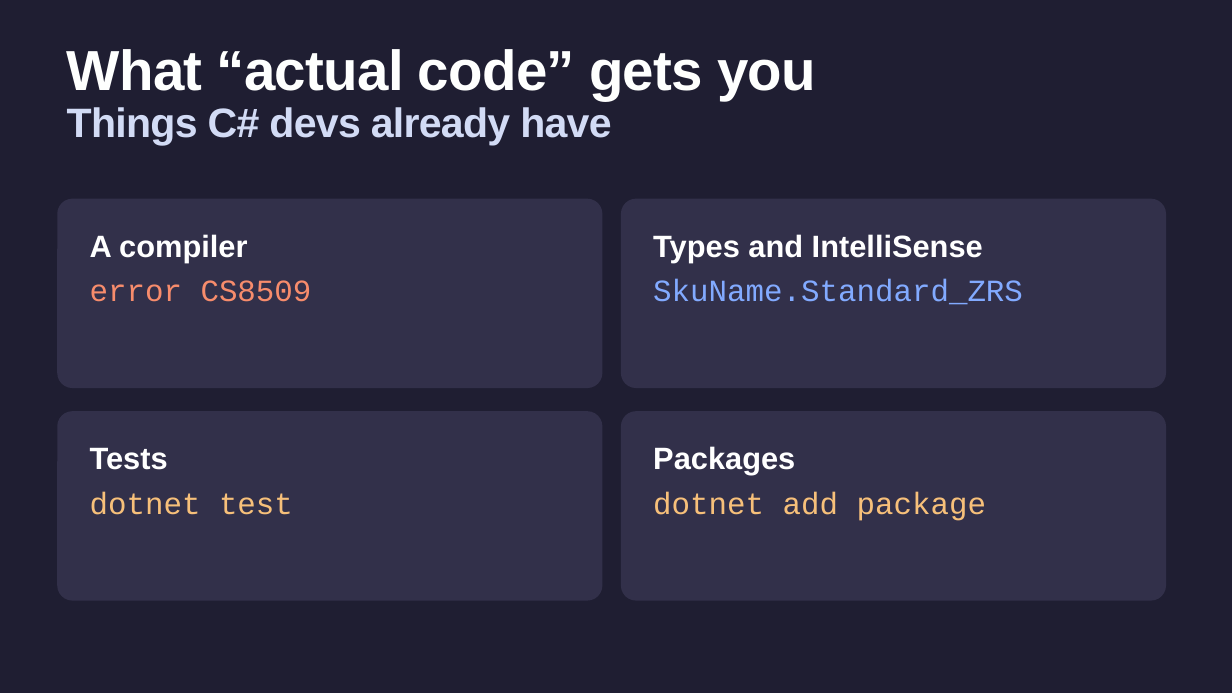
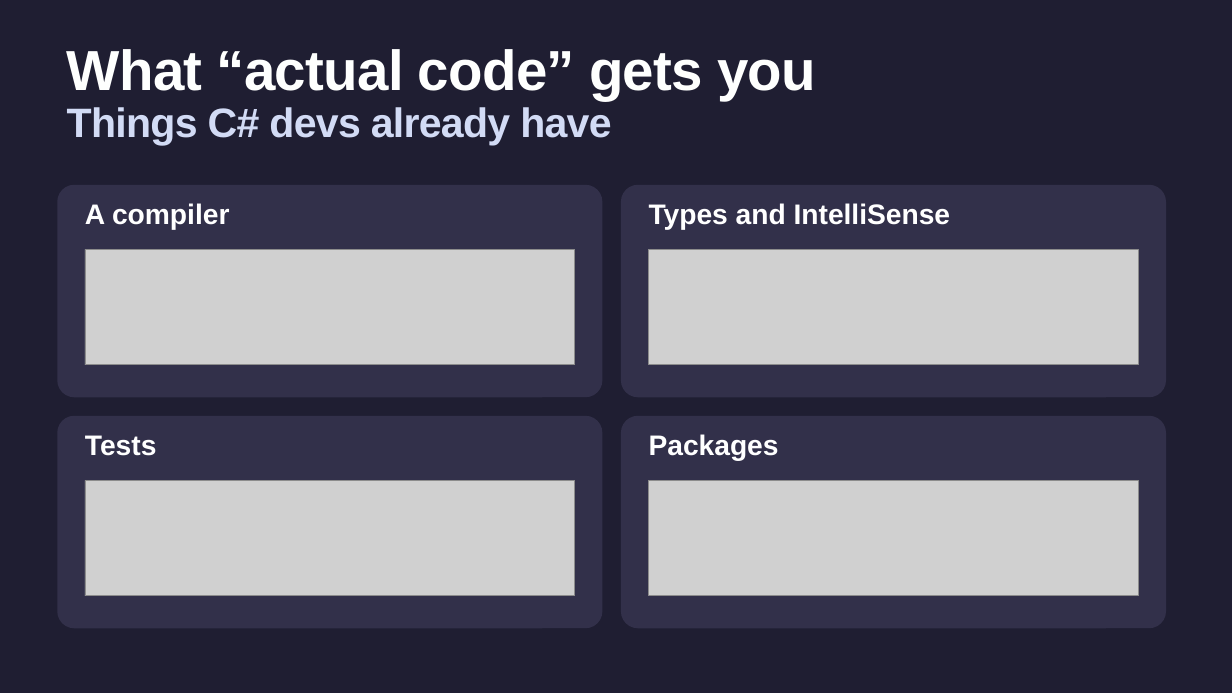
Before and after one commit to CamSoper/infrastructure-as-actual-code, a slide deck: slide 7 of slides/infrastructure-as-actual-code.pptx. Drawn at 1232x693 pixels with LibreOffice and Linux fonts; fonts in the diff are those of the drawing; grey boxes stand for pictures. Boxes give left, top, right and bottom in pixels: in the first picture for what was removed or moved away, otherwise in the second. Text is boxed around its words. In the diff, an @@ line names an element or a change of style, - is before the commit and + after.

```diff
--- a/slides/infrastructure-as-actual-code.pptx
+++ b/slides/infrastructure-as-actual-code.pptx
@@ rounded rectangle: place and size @@
-rounded rectangle at <box>57,199,603,388</box>
+rounded rectangle at <box>57,185,603,397</box>
@@ text "A compiler": place and size @@
-text "A compiler" at <box>90,234,312,302</box>
+text "A compiler" at <box>85,203,229,230</box>
@@ rounded rectangle: place and size @@
-rounded rectangle at <box>621,199,1166,388</box>
+rounded rectangle at <box>621,185,1166,397</box>
@@ text "Types and IntelliSense": place and size @@
-text "Types and IntelliSense" at <box>653,234,1023,305</box>
+text "Types and IntelliSense" at <box>649,203,951,230</box>
@@ picture added at <box>85,250,575,365</box> @@
@@ picture added at <box>649,250,1139,365</box> @@
@@ text at <box>90,280,312,302</box>: paragraph removed @@
-error CS8509
@@ text at <box>653,279,1023,305</box>: paragraph removed @@
-SkuName.Standard_ZRS
@@ rounded rectangle: place and size @@
-rounded rectangle at <box>57,411,603,601</box>
+rounded rectangle at <box>57,416,603,628</box>
@@ rounded rectangle: place and size @@
-rounded rectangle at <box>621,411,1166,601</box>
+rounded rectangle at <box>621,416,1166,628</box>
@@ text "Tests": place and size @@
-text "Tests" at <box>90,447,293,515</box>
+text "Tests" at <box>85,435,157,456</box>
@@ size 24 to 22 pt in 4 elements at <box>85,203,229,230</box>, <box>649,203,951,230</box>, <box>85,435,157,456</box>, <box>649,434,779,461</box> @@
@@ text "Packages": place and size @@
-text "Packages" at <box>653,446,986,521</box>
+text "Packages" at <box>649,434,779,461</box>
@@ picture added at <box>85,481,575,596</box> @@
@@ text at <box>90,492,293,515</box>: paragraph removed @@
-dotnet test
@@ picture added at <box>649,481,1139,596</box> @@
@@ text at <box>653,492,986,521</box>: paragraph removed @@
-dotnet add package
```
Also in this commit, not shown: 1 other file.
